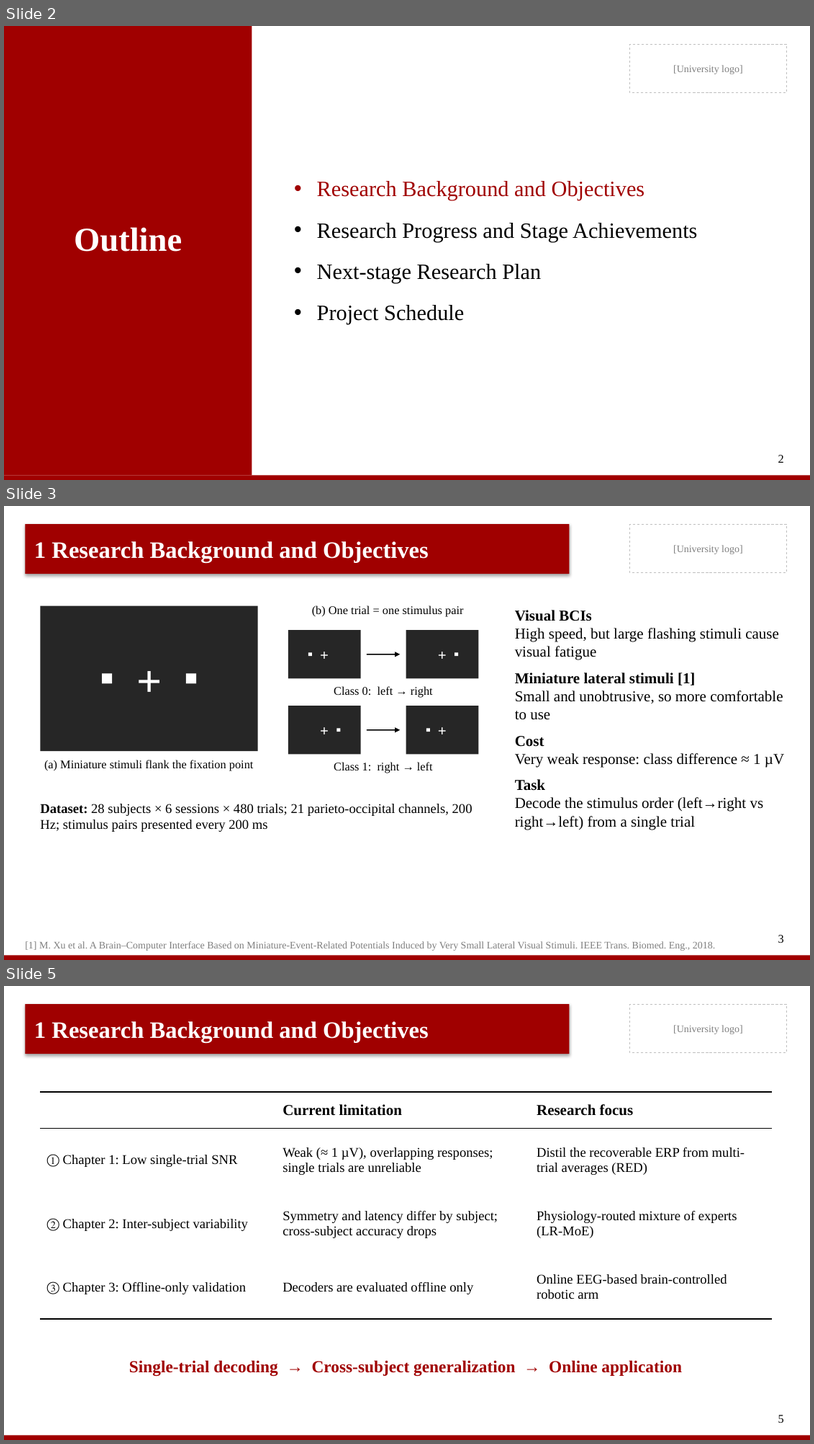
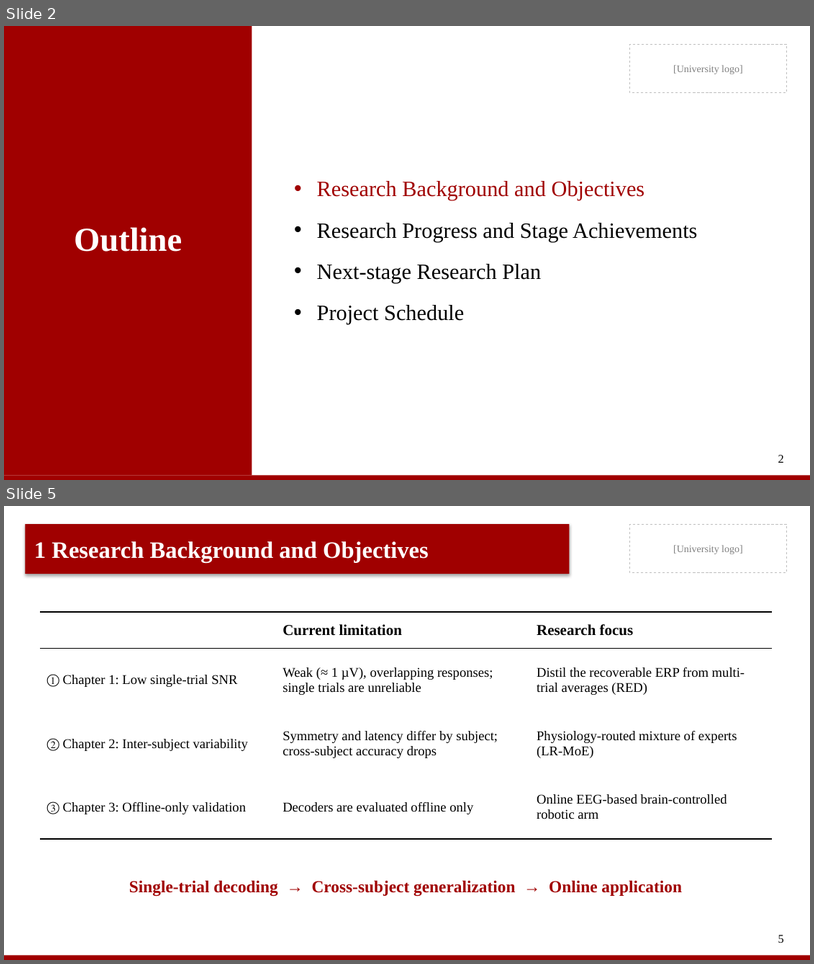
Before and after one commit to HongyuMaaa/EEG, a slide deck: presentation/midterm_defense_sample.pptx. Shown one above the other, each under a label of ours: slides 2, 3 and 5 before the commit, slides 2 and 5 after it; the slides between them are not shown. The pictures are 814x1444 and 814x964 pixels, drawn with LibreOffice and Linux fonts; fonts in the diff are those of the drawing. Boxes give left, top, right and bottom in pixels: in the first picture for what was removed or moved away, otherwise in the second. Text is boxed around its words. In the diff, an @@ line names an element or a change of style, - is before the commit and + after.

```diff
--- a/presentation/midterm_defense_sample.pptx
+++ b/presentation/midterm_defense_sample.pptx
@@ slide 3 removed at [4, 506, 810, 960], background #FFFFFF; not listed: 4 template elements that a slide beside it also shows @@
@@ title removed at [34, 541, 429, 563] @@
-1 Research Background and Objectives
@@ rectangle removed at [40, 606, 258, 751] @@
@@ text removed at [312, 605, 463, 617] @@
-(b) One trial = one stimulus pair
@@ text removed at [515, 610, 784, 829] @@
-Visual BCIs
-High speed, but large flashing stimuli cause visual fatigue
-Miniature lateral stimuli [1]
-Small and unobtrusive, so more comfortable to use
-Cost
-Very weak response: class difference ≈ 1 µV
-Task
-Decode the stimulus order (left→right vs right→left) from a single trial
@@ rectangle removed at [288, 630, 361, 678] @@
@@ rectangle removed at [406, 630, 479, 678] @@
@@ rectangle removed at [309, 652, 313, 656] @@
@@ text removed at [313, 642, 337, 667] @@
-+
@@ arrow removed from (367, 654) to (400, 654) @@
@@ text removed at [430, 642, 455, 667] @@
-+
@@ rectangle removed at [455, 652, 458, 656] @@
@@ rectangle removed at [102, 674, 112, 684] @@
@@ text removed at [137, 667, 161, 690] @@
-+
@@ rectangle removed at [186, 674, 196, 684] @@
@@ text removed at [334, 686, 433, 698] @@
-Class 0: left → right
@@ rectangle removed at [288, 705, 361, 754] @@
@@ text removed at [313, 718, 337, 742] @@
-+
@@ rectangle removed at [406, 705, 479, 754] @@
@@ text removed at [430, 718, 455, 742] @@
-+
@@ rectangle removed at [337, 728, 340, 731] @@
@@ arrow removed from (367, 730) to (400, 730) @@
@@ rectangle removed at [427, 728, 430, 731] @@
@@ text removed at [44, 759, 254, 771] @@
-(a) Miniature stimuli flank the fixation point
@@ text removed at [334, 762, 433, 773] @@
-Class 1: right → left
@@ text removed at [40, 803, 473, 831] @@
-Dataset: 28 subjects × 6 sessions × 480 trials; 21 parieto-occipital channels, 200 Hz; stimulus pairs presented every 200 ms
@@ page number removed at [779, 934, 784, 942] @@
-3
@@ text removed at [25, 941, 715, 950] @@
-[1] M. Xu et al. A Brain–Computer Interface Based on Miniature-Event-Related Potentials Induced by Very Small Lateral Visual Stimuli. IEEE Trans. Biomed. Eng., 2018.
```
Also in this commit, not shown: 1 slide added, 1 other file.
